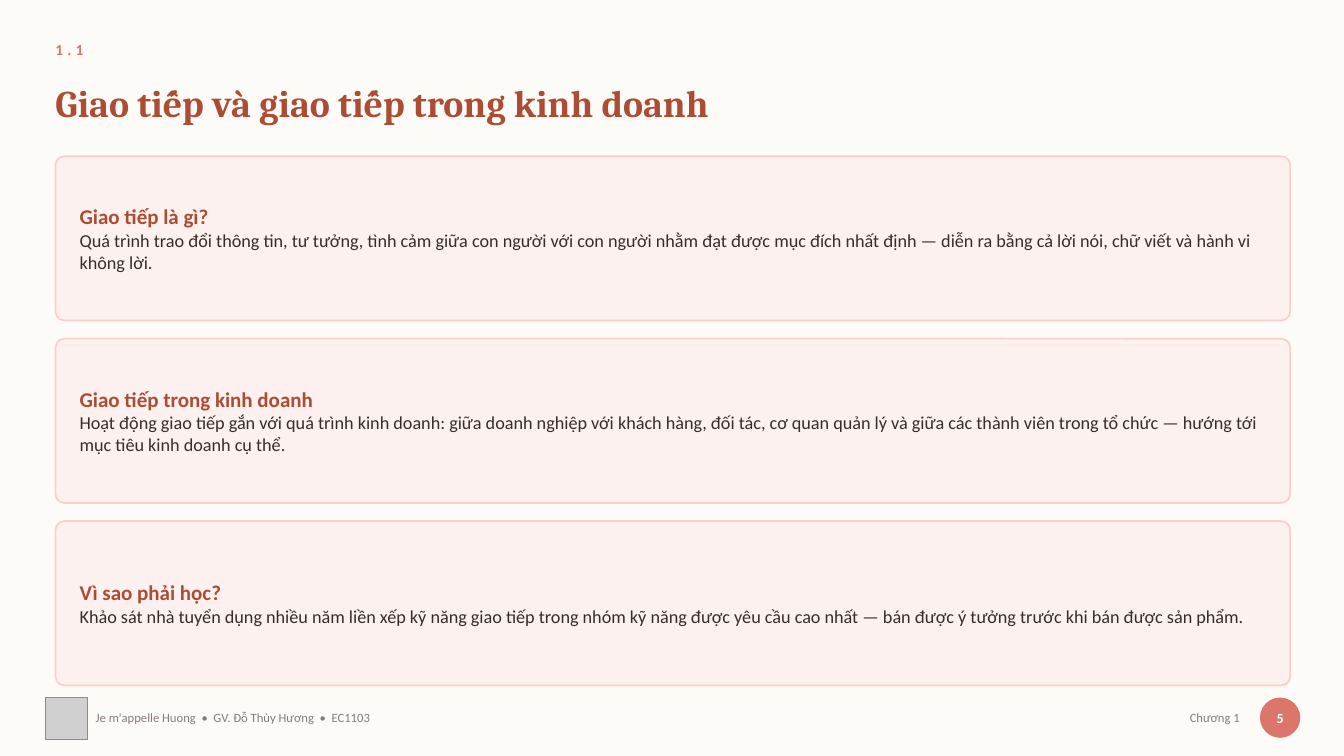
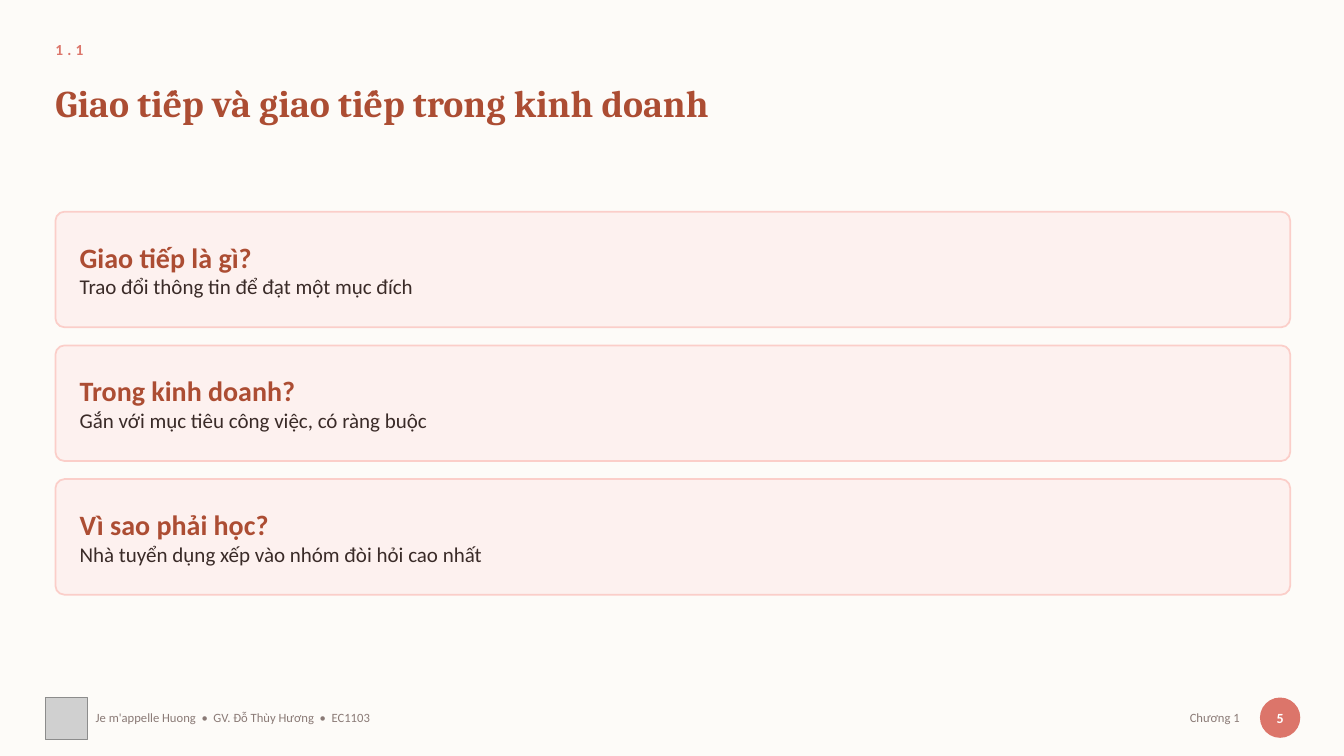
Before and after one commit to thuyhuongctu/ComDraft, a slide deck: slide 6 of slides/01-tong-quan-giao-tiep.pptx. Drawn at 1344x756 pixels with LibreOffice and Linux fonts; fonts in the diff are those of the drawing; grey boxes stand for pictures. Boxes give left, top, right and bottom in pixels: in the first picture for what was removed or moved away, otherwise in the second. Text is boxed around its words. In the diff, an @@ line names an element or a change of style, - is before the commit and + after.

Commit message:
Chương 1: bớt chữ trên slide, thêm sơ đồ, và vẽ lại logo ComDraft
Slide bài giảng trong ứng dụng quá dày chữ: cả tám bộ trung bình 103 từ mỗi
slide, 90 trên 131 slide vượt 80 từ, mà chỉ 19 slide có hình minh họa thật —
số "ảnh" còn lại chỉ là con dấu nhỏ ở chân trang. Sinh viên phần lớn xem bằng
điện thoại, chữ ấy còn nhỏ nữa.

Làm thử Chương 1 trước. Chữ trên slide từ 113 xuống 76 từ mỗi slide, trung vị
125 xuống 71; toàn bộ phần cắt đi chuyển xuống ghi chú giảng bài nên lời giảng
không mất, ghi chú từ 1.271 lên 2.385 từ. Mười sáu khoá ghi chú vẫn khớp đúng
slide, không khoá nào đứt.

Hai slide trống nhất nay thành sơ đồ, vẽ bằng mã như tám hình sẵn có: bốn cặp
hình thức giao tiếp thành bốn trục có hai đầu, và năm yếu tố ảnh hưởng vây
quanh một tâm. Chương 1 nay có 4 slide mang hình thật thay vì 2.

Hai chỗ sửa trong dây chuyền dựng, có lợi cho mọi hình về sau:
• Chiều cao hình nay lấy theo số đo thật của nội dung trong trình duyệt, không
  khai ước chừng nữa — khai thừa thì ảnh chụp ra kèm một mảng trắng lớn.
• add_images.py đặt hình vào giữa vùng thân slide theo chiều dọc. Hình bẹt hơn
  khung slide thì co theo bề rộng, dán sát mép trên sẽ để hụt một mảng ở đáy.

Logo ComDraft vẽ lại bằng mã trong scripts/ve_logo.py theo mẫu 3D của tác giả:
hai chữ C và D lồng nhau kiểu đất sét. Sinh hai bản vì một bản không dùng được
cho cả hai chỗ — dấu gọn cho đầu trang và favicon, bản đầy đủ có đốm trang trí
và chữ ComDraft cho slide và bìa. Màu chữ D phải hạ tông hai lần: kem trên nền
kem của ứng dụng gần như mất hút ở cỡ 46 px.

Thêm bộ nhận diện của tác giả vào assets/thuong-hieu/ — hai tệp logo mà trình
sinh deck vẫn cần nhưng repo này trước nay không có, nên ComDraft chưa tự dựng
lại deck được như README nói.

Đã xuất lại 19 ảnh Chương 1 cho trình xem trong ứng dụng, nâng PHIEN_BAN lên
v15 để máy sinh viên không dùng bản cũ trong bộ nhớ đệm. Bộ kiểm tra 24/24. Đã
chụp lại giao diện ở nền sáng, nền tối và màn 390 px.

```diff
--- a/slides/01-tong-quan-giao-tiep.pptx
+++ b/slides/01-tong-quan-giao-tiep.pptx
@@ rounded rectangle: place and size @@
-rounded rectangle at [55, 156, 1291, 321]
+rounded rectangle at [55, 212, 1291, 328]
@@ text "Giao tiếp là gì?": place and size @@
-text "Giao tiếp là gì?" at [80, 209, 1250, 272]
+text "Giao tiếp là gì?" at [80, 247, 412, 298]
@@ text at [80, 247, 252, 273]: size 15 to 20 pt in "Giao tiếp là gì?" @@
@@ text at [80, 277, 412, 298]: text changed; size 13 to 15 pt @@
-Quá trình trao đổi thông tin, tư tưởng, tình cảm giữa con người với con người nhằm đạt được mục đích nhất định — diễn ra bằng cả lời nói, chữ viết và hành vi không lời.
+Trao đổi thông tin để đạt một mục đích
@@ rounded rectangle: place and size @@
-rounded rectangle at [55, 339, 1291, 503]
+rounded rectangle at [55, 346, 1291, 462]
@@ text at [80, 381, 427, 432]: text changed; size 13 to 15 pt @@
-Giao tiếp trong kinh doanh
-Hoạt động giao tiếp gắn với quá trình kinh doanh: giữa doanh nghiệp với khách hàng, đối tác, cơ quan quản lý và giữa các thành viên trong tổ chức — hướng tới mục tiêu kinh doanh cụ thể.
+Trong kinh doanh?
+Gắn với mục tiêu công việc, có ràng buộc
@@ proportions changed in 3 elements at [55, 346, 1291, 462], [55, 212, 1291, 328], [55, 479, 1291, 595] @@
@@ rounded rectangle: place and size @@
-rounded rectangle at [55, 521, 1291, 686]
+rounded rectangle at [55, 479, 1291, 595]
@@ text "Vì sao phải học?": place and size @@
-text "Vì sao phải học?" at [80, 585, 1243, 626]
+text "Vì sao phải học?" at [80, 515, 482, 566]
@@ text at [80, 515, 269, 540]: size 15 to 20 pt in "Vì sao phải học?" @@
@@ text at [80, 545, 482, 566]: text changed; size 13 to 15 pt @@
-Khảo sát nhà tuyển dụng nhiều năm liền xếp kỹ năng giao tiếp trong nhóm kỹ năng được yêu cầu cao nhất — bán được ý tưởng trước khi bán được sản phẩm.
+Nhà tuyển dụng xếp vào nhóm đòi hỏi cao nhất
```
Also in this commit, not shown: 9 other slides changed, 26 other files.
